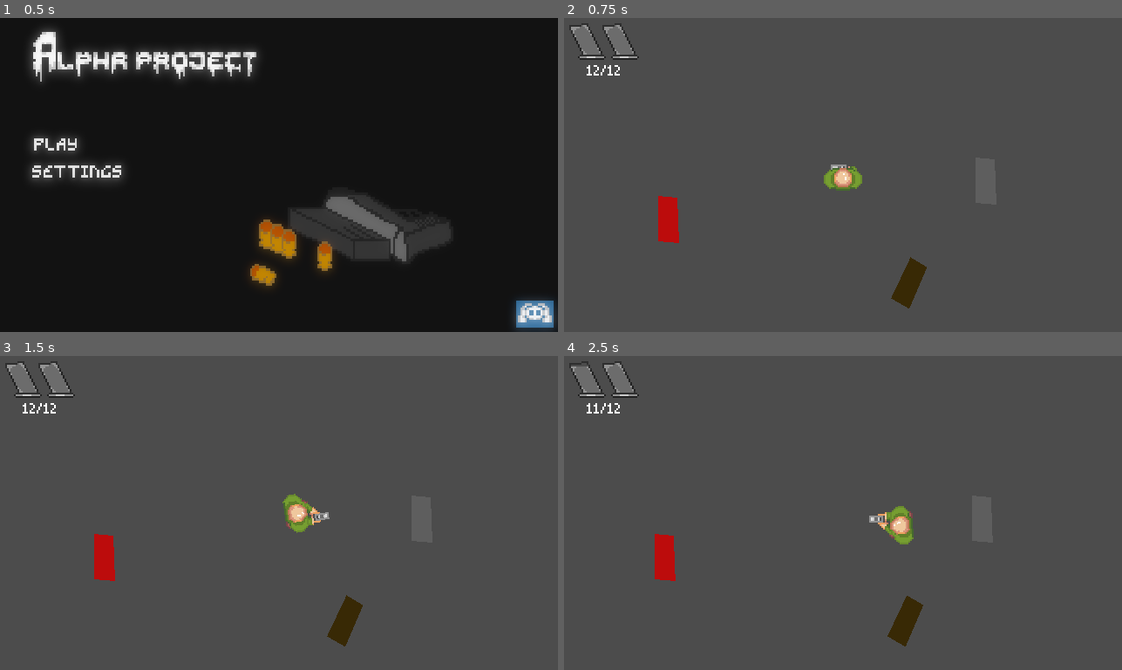
Above: before the commit, frames 1-4 (two rows, left to right).
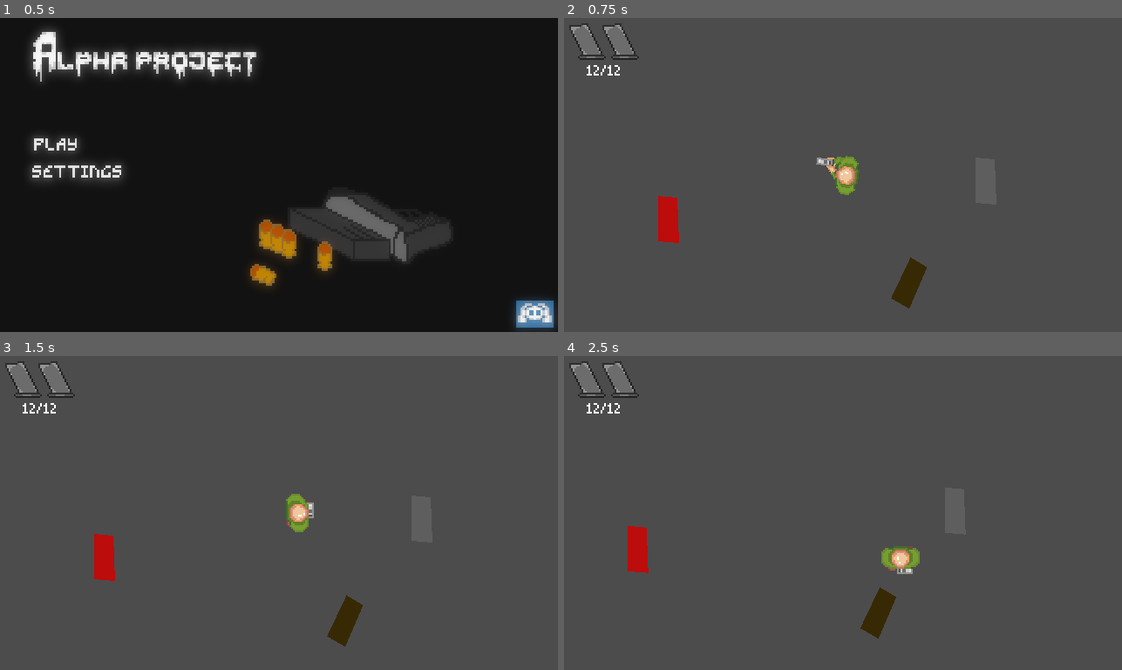
Above: after the commit, the same moments.

Repository: KrzysztofStaron/shooter
Game: Godot game, scene res://main.tscn
Two runs of this game, one before a commit and one after it. Both use one fixed random seed, a clock stepped at 60 frames per second and the inputs below.
Inputs (mouse positions are in pixels of both pictures, inside the frame that each line leads up to):
- Up to frame 1 (0.5 s): no input
- Up to frame 2 (0.75 s): click (619, 143) at 0.5 s
- Up to frame 3 (1.5 s): tap Enter at 1.25 s; move the mouse to (401, 497) at 1.27 s; hold D (move_right) from 1.28 s (still down); tap E (grab) at 1.35 s
- Up to frame 4 (2.5 s): move the mouse to (731, 528) at 2.02 s; release D (move_right) at 2.03 s; hold S (move_down) from 2.03 s (still down); click (731, 528) at 2.1 s

Frame 1 is identical in both runs. In frame 2, 0.6% of the frame differs, in the area x 2-54%, y 12-57%; in frame 3, 0.4%; in frame 4, 3.2%, in the area x 1-65%, y 2-93%.

Commit message:
smooth shader based ammo counter

Diff:
--- a/UI/ammunition/ammunition.gd
+++ b/UI/ammunition/ammunition.gd
@@ -6,23 +6,9 @@
 
 func ammoSetter(count : int):
 	ammo = count
-	generateTexture()
+	var persent := 100.0 / maxAmmo * ammo
+	var fillPersent : float = $fill.get_material().get_shader_param("persent")
 
-func generateTexture():
-	var newFill : Image = fill.get_data()
-	newFill.lock()
-
-	# here you can specify texture height
-	var yLimit := Vector2(1, newFill.get_height()-3)
-	var dif := yLimit.y - yLimit.x
-	var pixelsPerBullet := dif/maxAmmo
-	yLimit.y -= pixelsPerBullet * ammo
-
-	for y in range(yLimit.x, yLimit.y):
-		for x in range(1, 18):
-			newFill.set_pixel(x, y, Color(0, 0, 0, 0))
-
-	var fillTexture : ImageTexture = ImageTexture.new()
-	fillTexture.create_from_image(newFill, 0)
-
-	$fill.texture = fillTexture
+	$Tween.stop_all()
+	$Tween.interpolate_property($fill.get_material(), "shader_param/persent", fillPersent, persent, 0.2, Tween.TRANS_QUINT, Tween.EASE_IN)
+	$Tween.start()
--- a/UI/ammunition/ammunition.tscn
+++ b/UI/ammunition/ammunition.tscn
@@ -1,8 +1,14 @@
-[gd_scene load_steps=4 format=2]
+[gd_scene load_steps=6 format=2]
 
 [ext_resource path="res://UI/ammunition/bullet.png" type="Texture" id=1]
 [ext_resource path="res://UI/ammunition/bulletFill.png" type="Texture" id=2]
 [ext_resource path="res://UI/ammunition/ammunition.gd" type="Script" id=3]
+[ext_resource path="res://UI/ammunition/slider.gdshader" type="Shader" id=4]
+
+[sub_resource type="ShaderMaterial" id=1]
+resource_local_to_scene = true
+shader = ExtResource( 4 )
+shader_param/persent = 100.0
 
 [node name="ammunition" type="TextureRect"]
 self_modulate = Color( 0.588235, 0.588235, 0.588235, 1 )
@@ -15,6 +21,11 @@
 fill = ExtResource( 2 )
 
 [node name="fill" type="TextureRect" parent="."]
-margin_right = 14.0
-margin_bottom = 14.0
+material = SubResource( 1 )
+margin_left = 1.0
+margin_top = 1.0
+margin_right = 18.0
+margin_bottom = 18.0
 texture = ExtResource( 2 )
+
+[node name="Tween" type="Tween" parent="."]
--- a/UI/ammunition/ammunitionUI.gd
+++ b/UI/ammunition/ammunitionUI.gd
@@ -28,6 +28,8 @@
 	for i in range(1, ammoContainers+1):
 		get_node(str("ammo", i)).ammo = ammoPerContainer
 
+	get_node("../ammo").text = str(ammo, "/", maxAmmo)
+
 func removeAmmo(ammoToRemove : int = 1) -> void:
 	if ammoToRemove > ammo:
 		return
--- /dev/null
+++ b/UI/ammunition/slider.gdshader
@@ -0,0 +1,13 @@
+shader_type canvas_item;
+
+uniform float persent : hint_range(0, 100);
+
+void fragment() {
+	vec4 text = texture(TEXTURE, UV);
+
+	if (1.0 - persent/100.0 < UV.y) {
+		COLOR = text;
+	} else {
+		COLOR = vec4(0);
+	}
+}
--- a/player/player.gd
+++ b/player/player.gd
@@ -4,7 +4,7 @@
 export var speed : float
 export var speedMultiplayer := 1.0
 
-export var gunRised := false
+export var gunRised := true
 
 export var weapon : Resource
 var oldWeapon : Resource
--- a/player/player.tscn
+++ b/player/player.tscn
@@ -438,7 +438,7 @@
 "times": PoolRealArray( 0 ),
 "transitions": PoolRealArray( 1 ),
 "update": 1,
-"values": [ Vector2( 0, -8 ) ]
+"values": [ Vector2( 0, -6 ) ]
 }
 tracks/1/type = "value"
 tracks/1/path = NodePath("Sprite:texture")
@@ -773,6 +773,9 @@
 [node name="Sprite" type="Sprite" parent="."]
 texture = ExtResource( 6 )
 offset = Vector2( 0, -6 )
+hframes = 2
+vframes = 2
+frame = 1
 
 [node name="CollisionShape2D" type="CollisionShape2D" parent="."]
 shape = SubResource( 2 )
--- a/project.godot
+++ b/project.godot
@@ -68,6 +68,7 @@
 
 window/size/width=320
 window/size/height=180
+window/size/fullscreen=true
 window/size/test_width=704
 window/size/test_height=396
 window/stretch/mode="2d"
Binary file changed: UI/ammunition/bullet.png
Binary file changed: UI/ammunition/bulletFill.png
